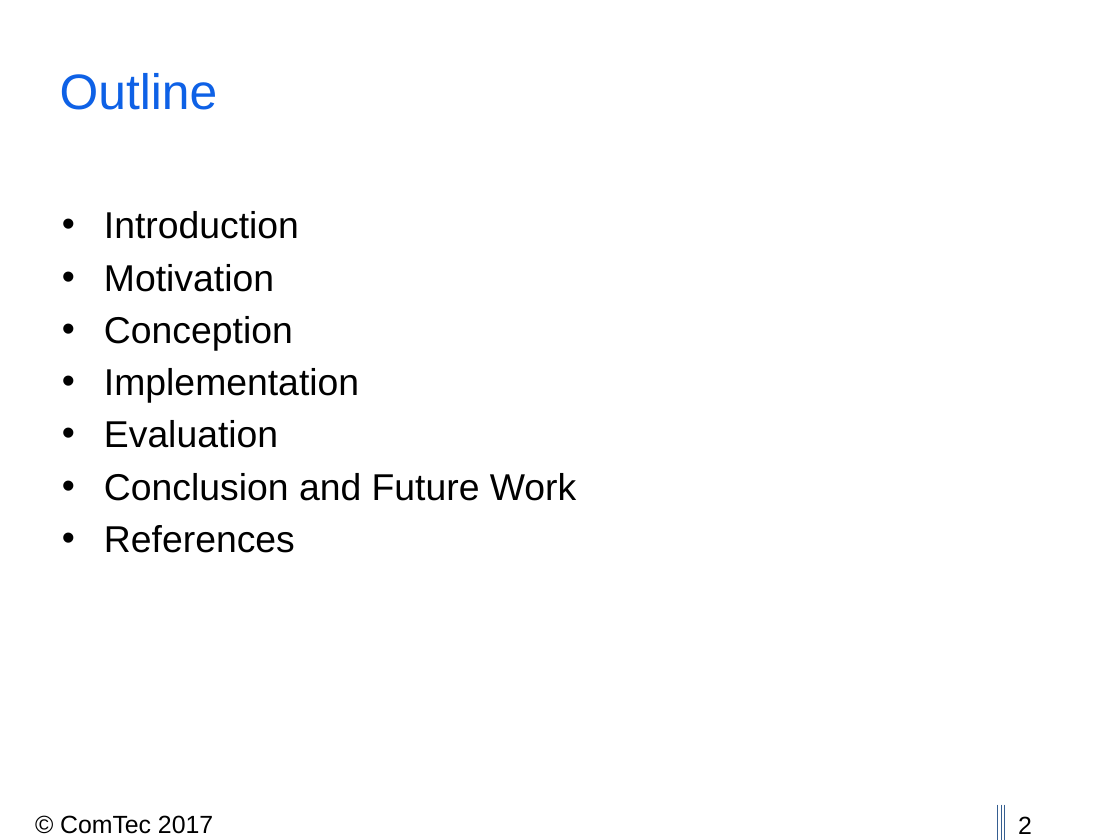
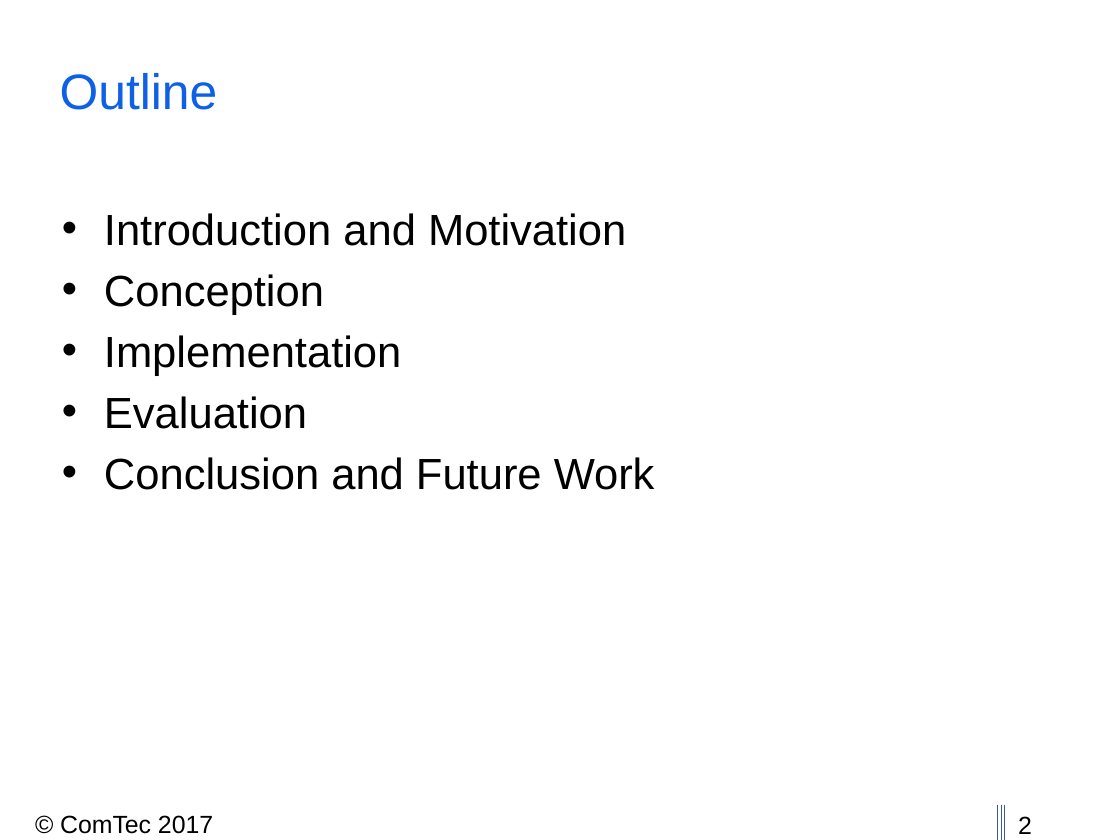
Before and after one commit to thedrayman/ct2-alignment, a slide deck: slide 2 of Presentation/CT2_2017_Alignment.pptx. Drawn at 1120x840 pixels with LibreOffice and Linux fonts; fonts in the diff are those of the drawing; background and template pictures are left out. Boxes give left, top, right and bottom in pixels: in the first picture for what was removed or moved away, otherwise in the second. Text is boxed around its words. In the diff, an @@ line names an element or a change of style, - is before the commit and + after.

```diff
--- a/Presentation/CT2_2017_Alignment.pptx
+++ b/Presentation/CT2_2017_Alignment.pptx
@@ text at (104, 213, 626, 246): text changed; size 24 to 28 pt @@
-• Introduction
-• Motivation
+• Introduction and Motivation
@@ text at (104, 274, 655, 490): size 24 to 28 pt in "Conception", "Implementation", "Evaluation", "Conclusion and Future Work" @@
@@ text at (104, 525, 295, 553): paragraph removed @@
-• References
```
Also in this commit, not shown: 3 other slides changed.
